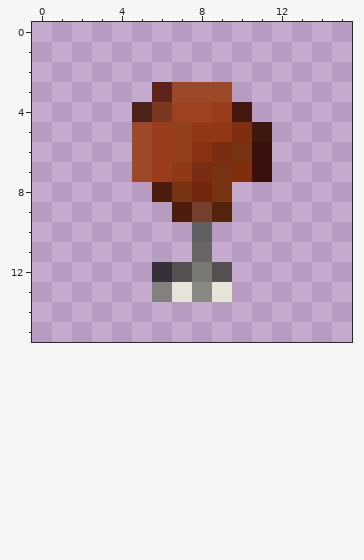
One commit to this pixel-art sprite: Resources/Buildings/Resources/Food.png. Above is the file before it was changed.
The file is 16x16 pixels. Colours within 5 levels of each other are drawn and written as one.
The same view after the edit:
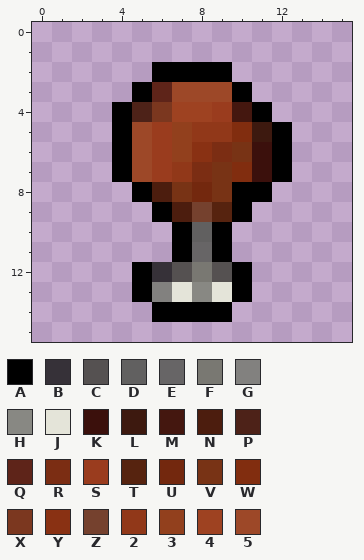
Palette (. is transparent): A #000000  B #363138  C #555151  D #616060  E #676566  F #797872  G #82817f  H #888883  J #e4e4d9  K #3b100c  L #3d190f  M #44170f  N #4c1d0e  P #4d2218  Q #5e2419  R #7b2d13  S #9a3c1e  T #56230f  U #73280e  V #783315  W #812d0f  X #7b371f  Y #893113  Z #75412e  2 #913819  3 #92401d  4 #9e4221  5 #9d4828
Edits made:
Changed rows in their new state; - is an unchanged pixel.
first column x 4:
 2 --AAAA---
 3 -A----A--
 4 A------A-
 5 A-------A
 6 A-------A
 7 A-------A
 8 -A----AA-
 9 --A---A--
10 ---A-A---
11 ---A-A---
12 -A----A--
13 -A----A--
14 --AAAA---
Changed places in both pictures, as pixel boxes (x1, y1, x2, y2):
added: (112, 62, 292, 322)
